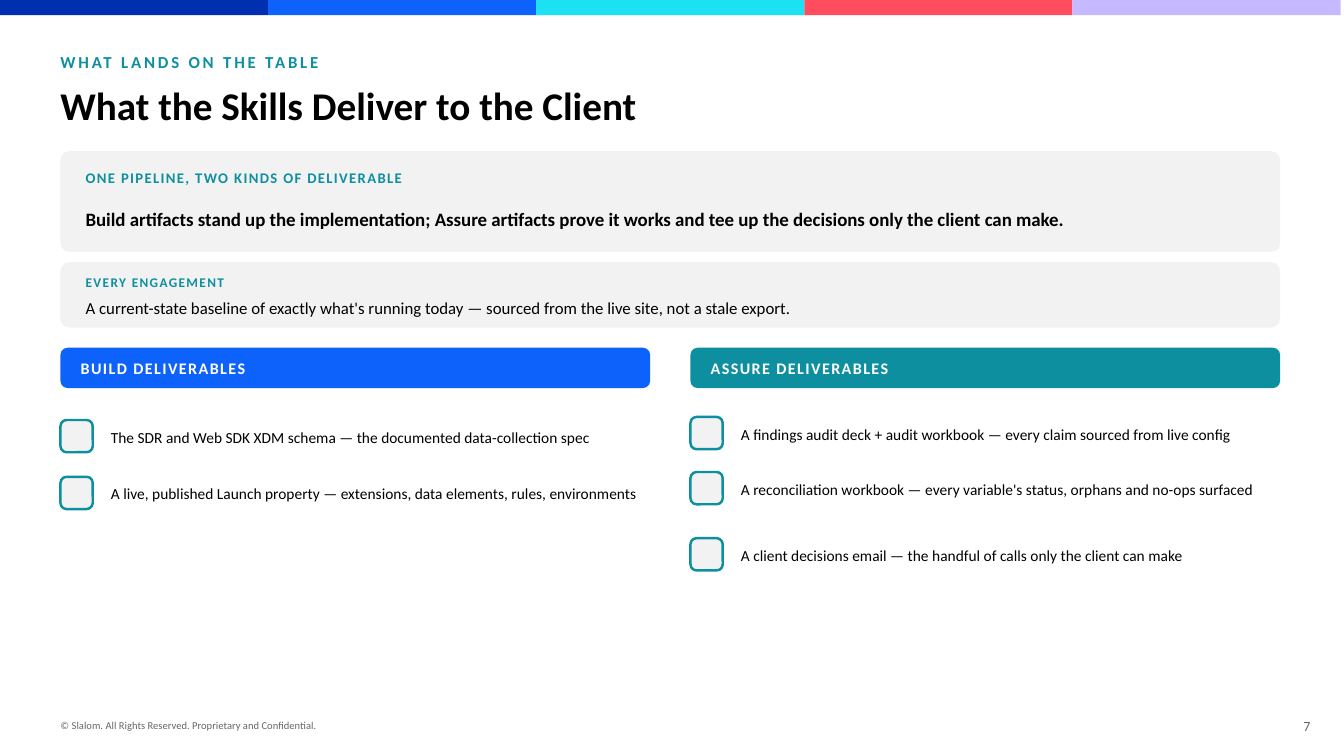
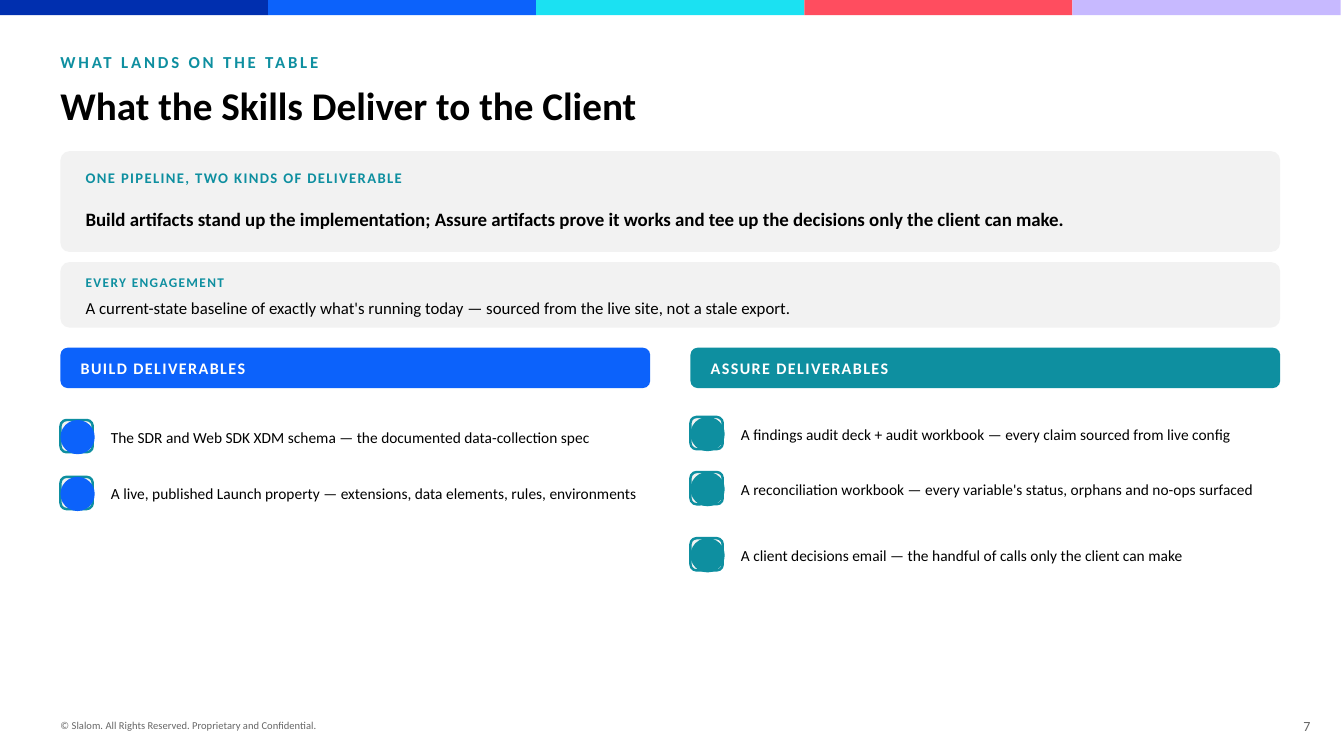
Before and after one commit to scotttavares/Adobe-Analytics-DTM, a slide deck: slide 7 of websdk-property/docs/adobe-data-collection-skills-suite.pptx. Drawn at 1344x756 pixels with LibreOffice and Linux fonts; fonts in the diff are those of the drawing; background and template pictures are left out. Boxes give left, top, right and bottom in pixels: in the first picture for what was removed or moved away, otherwise in the second. Text is boxed around its words. In the diff, an @@ line names an element or a change of style, - is before the commit and + after.

```diff
--- a/websdk-property/docs/adobe-data-collection-skills-suite.pptx
+++ b/websdk-property/docs/adobe-data-collection-skills-suite.pptx
@@ ellipse added at [691, 417, 725, 452], fill #0E8FA0 @@
@@ ellipse added at [60, 420, 95, 455], fill #0C62FB @@
@@ ellipse added at [60, 477, 95, 511], fill #0C62FB @@
@@ ellipse added at [691, 472, 725, 506], fill #0E8FA0 @@
@@ ellipse added at [691, 538, 725, 573], fill #0E8FA0 @@
```
Also in this commit, not shown: 1 other slide changed.
